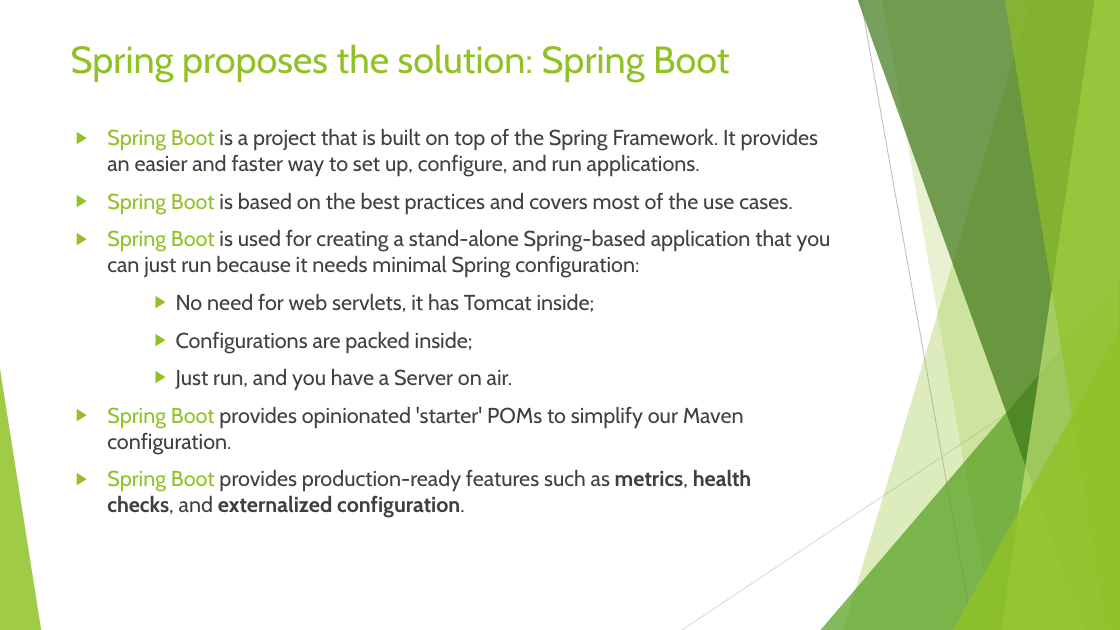
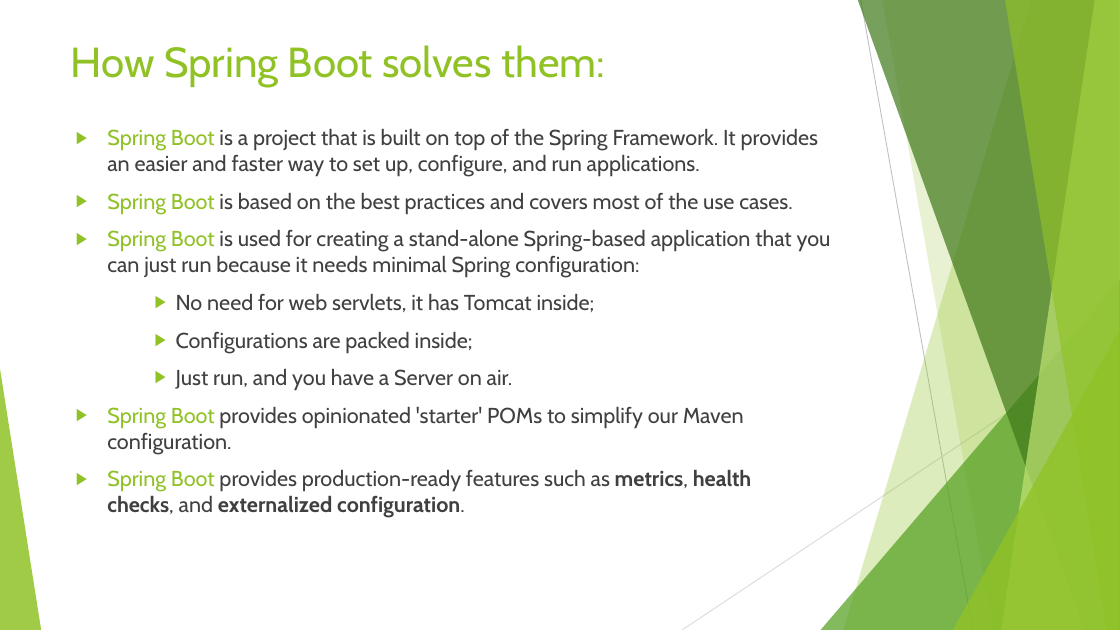
Before and after one commit to ybensman/SpringDemo, a slide deck: slide 42 of Spring_Beginners_1_SpringBootAndCore.pptx. Drawn at 1120x630 pixels with LibreOffice and Linux fonts; fonts in the diff are those of the drawing. Boxes give left, top, right and bottom in pixels: in the first picture for what was removed or moved away, otherwise in the second. Text is boxed around its words. In the diff, an @@ line names an element or a change of style, - is before the commit and + after.

```diff
--- a/Spring_Beginners_1_SpringBootAndCore.pptx
+++ b/Spring_Beginners_1_SpringBootAndCore.pptx
@@ title at (x1=71, y1=45, x2=605, y2=87): text changed; size 32.4 to 36 pt @@
-Spring proposes the solution: Spring Boot
+How Spring Boot solves them:
```
Also in this commit, not shown: 12 other slides changed.
